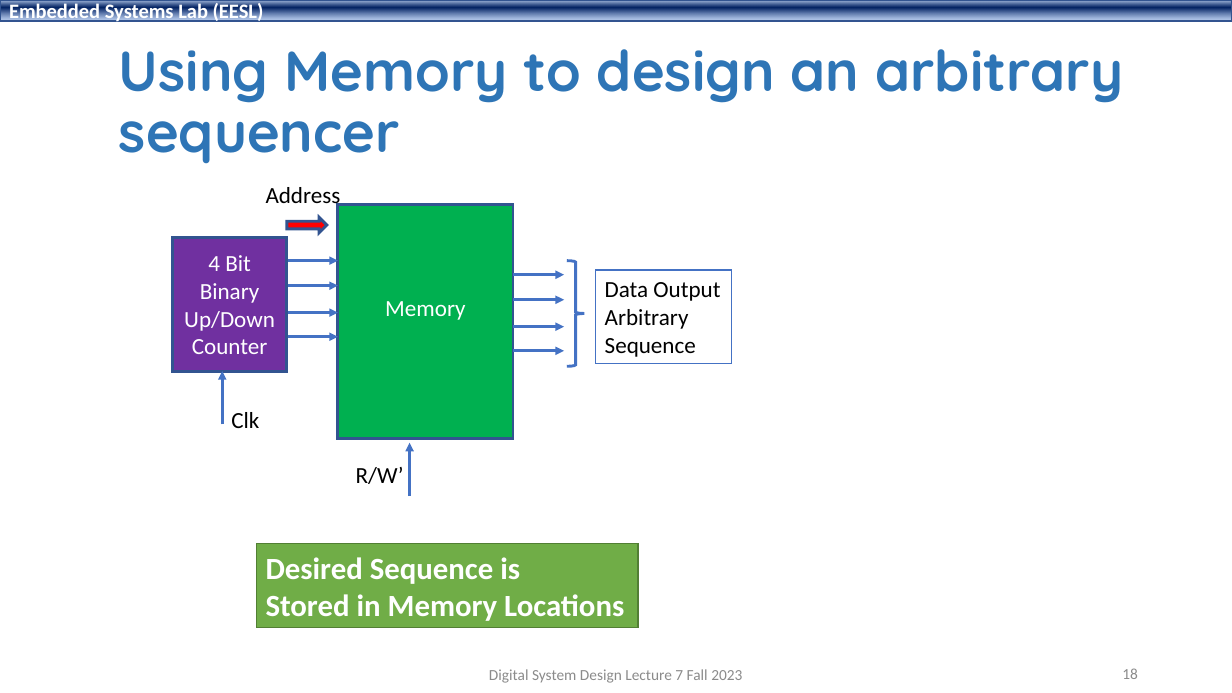
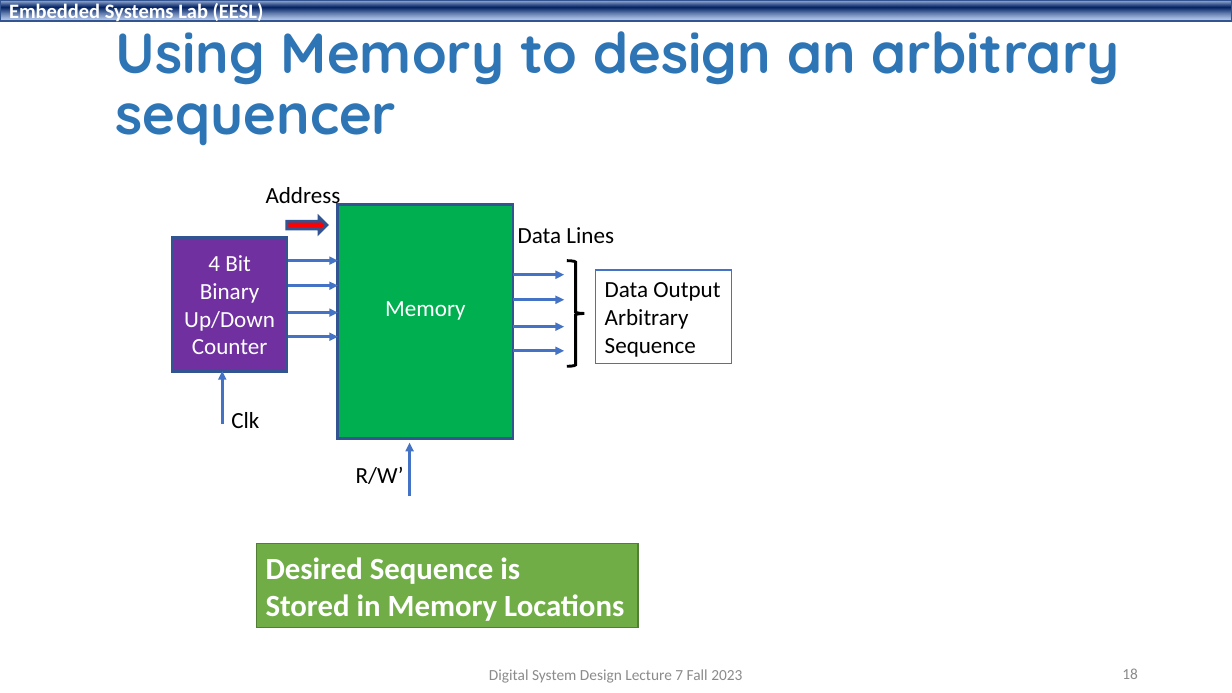
Before and after one commit to shahidmasud/shahidmasud.github.io, a slide deck: slide 18 of DSD_Lec7_Fall2023.ppsx. Drawn at 1232x693 pixels with LibreOffice and Linux fonts; fonts in the diff are those of the drawing; background and template pictures are left out. Boxes give left, top, right and bottom in pixels: in the first picture for what was removed or moved away, otherwise in the second. Text is boxed around its words. In the diff, an @@ line names an element or a change of style, - is before the commit and + after.

```diff
--- a/DSD_Lec7_Fall2023.ppsx
+++ b/DSD_Lec7_Fall2023.ppsx
@@ title "Using Memory to design an ..." rewrapped from bbox=[119, 49, 1123, 164] to bbox=[115, 15, 1120, 146] @@
@@ text added at bbox=[518, 227, 614, 243], 18 pt, text #000000 @@
+Data Lines
@@ right brace at bbox=[567, 261, 584, 366]: outline #4472C4 2.25 pt to #000000 2.25 pt @@
```
Also in this commit, not shown: 9 other slides changed, 1 other file.
